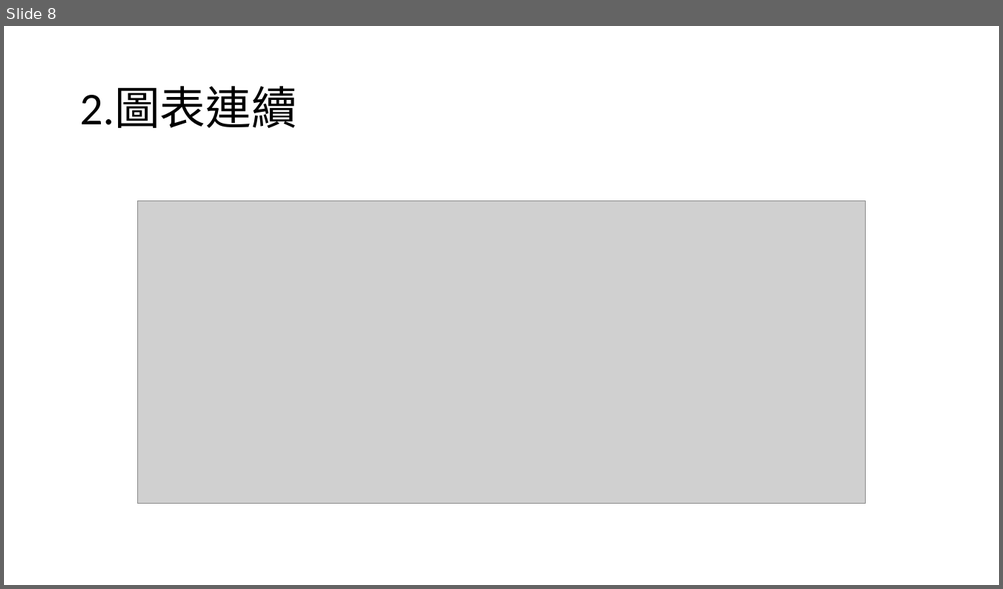
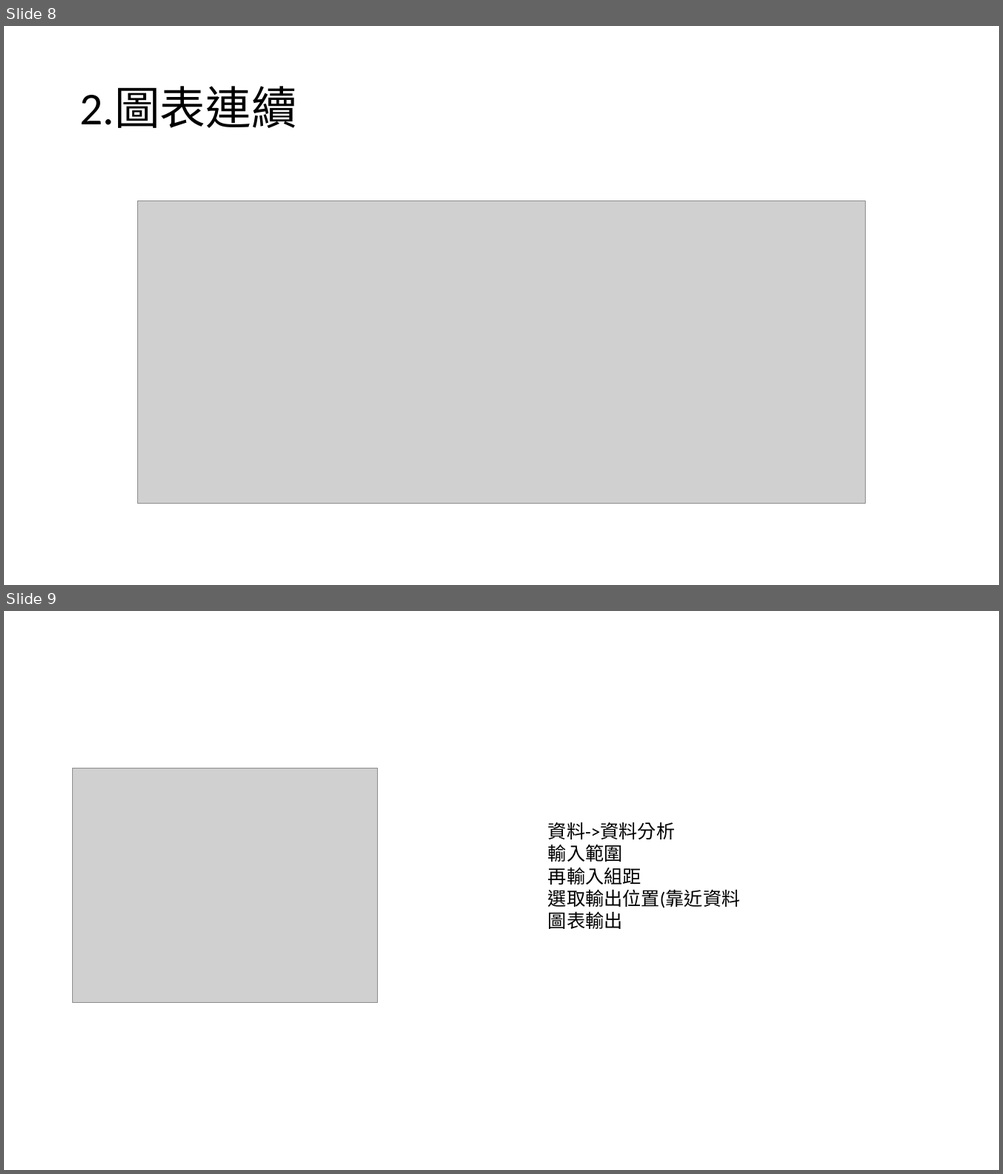
Before and after one commit to Sheng-wayne/Static-1, a slide deck: EXCEL0929.pptx. Shown one above the other, each under a label of ours: slide 8 before the commit, slides 8 and 9 after it. The pictures are 1003x589 and 1003x1174 pixels, drawn with LibreOffice and Linux fonts; fonts in the diff are those of the drawing; grey boxes stand for pictures. Boxes give left, top, right and bottom in pixels: in the first picture for what was removed or moved away, otherwise in the second. Text is boxed around its words. In the diff, an @@ line names an element or a change of style, - is before the commit and + after.

```diff
--- a/EXCEL0929.pptx
+++ b/EXCEL0929.pptx
@@ slide 9 added at [4, 611, 999, 1170], background #FFFFFF @@
@@ picture added at [73, 768, 378, 1002] @@
@@ text added at [548, 822, 740, 929], 18 pt, text #000000 @@
+資料->資料分析
+輸入範圍
+再輸入組距
+選取輸出位置(靠近資料
+圖表輸出
```
Also in this commit, not shown: 1 other slide added, 1 other file.
